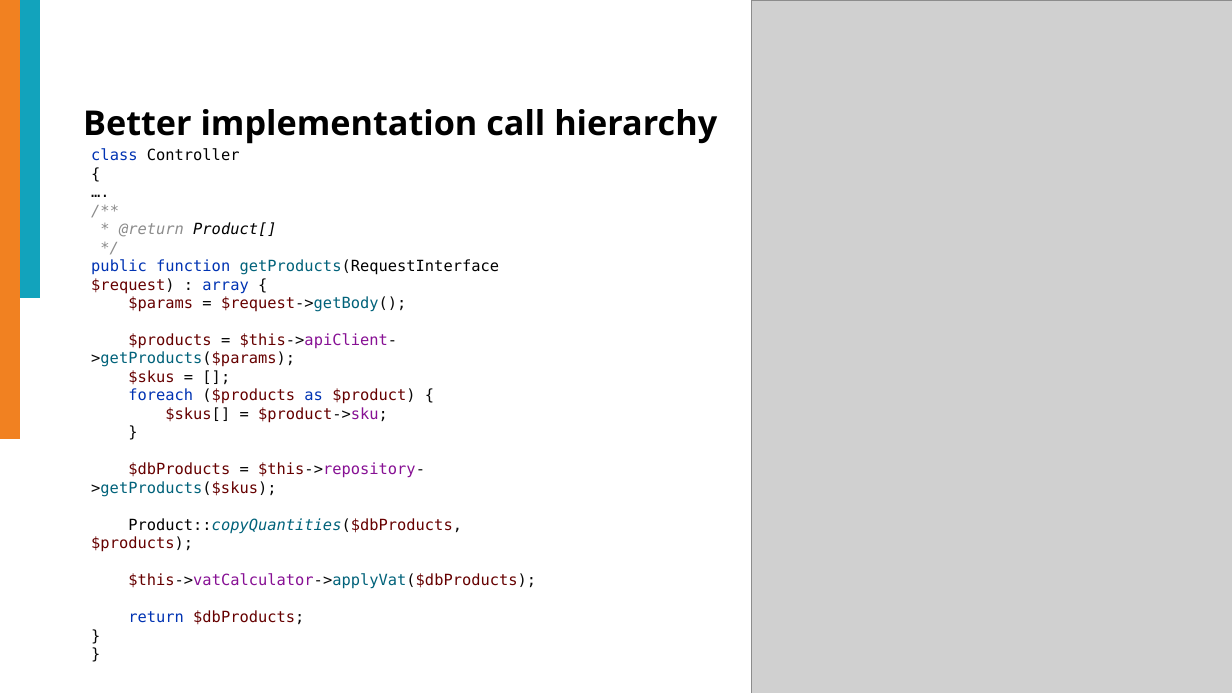
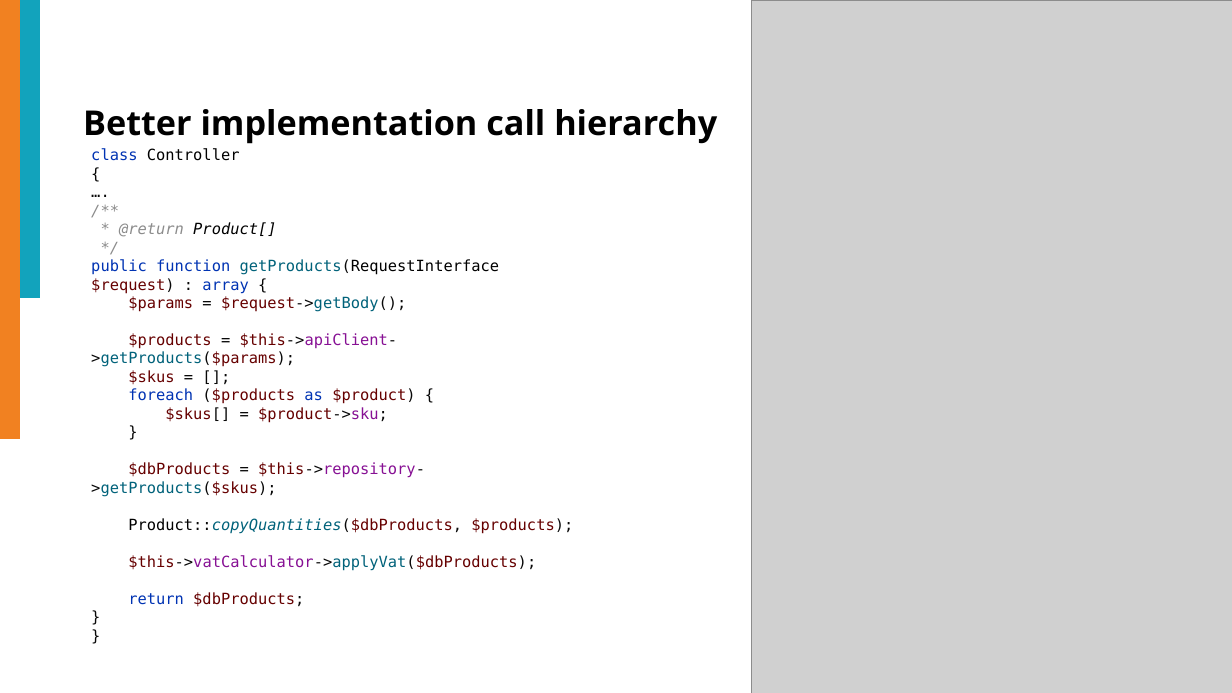
Before and after one commit to kukulis/readable-example, a slide deck: slide 12 of doc/code_readibility_and_reusability.odp. Drawn at 1232x693 pixels with LibreOffice and Linux fonts; fonts in the diff are those of the drawing; grey boxes stand for pictures. Boxes give left, top, right and bottom in pixels: in the first picture for what was removed or moved away, otherwise in the second. Text is boxed around its words. In the diff, an @@ line names an element or a change of style, - is before the commit and + after.

```diff
--- a/doc/code_readibility_and_reusability.odp
+++ b/doc/code_readibility_and_reusability.odp
@@ text "class Controller {" rewrapped from box(91, 148, 536, 624) to box(91, 148, 573, 606) @@
```
Also in this commit, not shown: 4 other slides changed, 1 other file.
